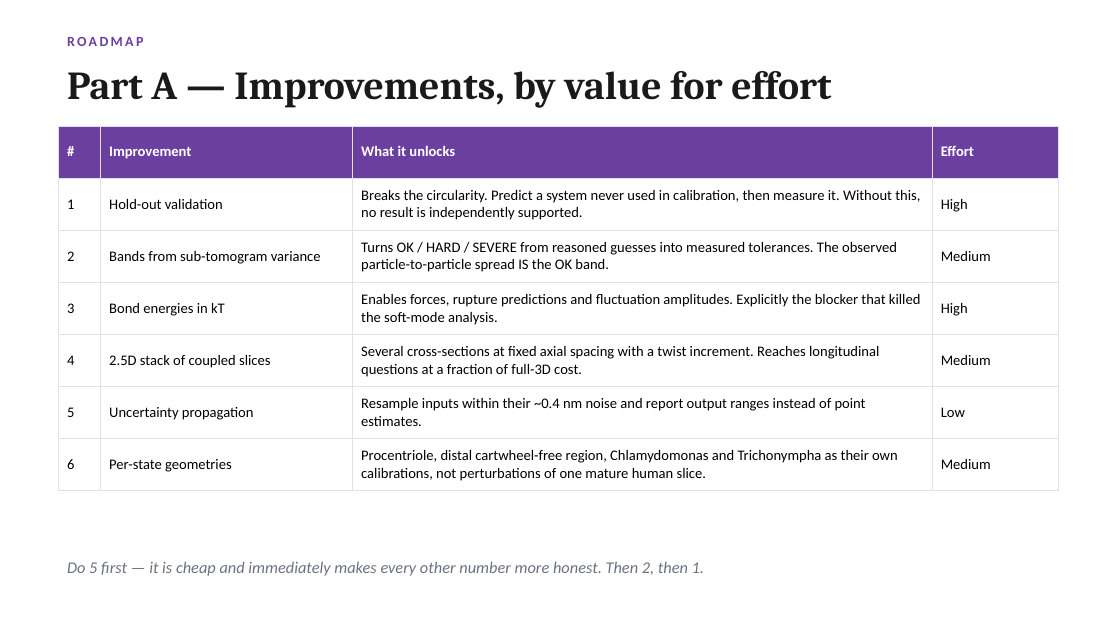
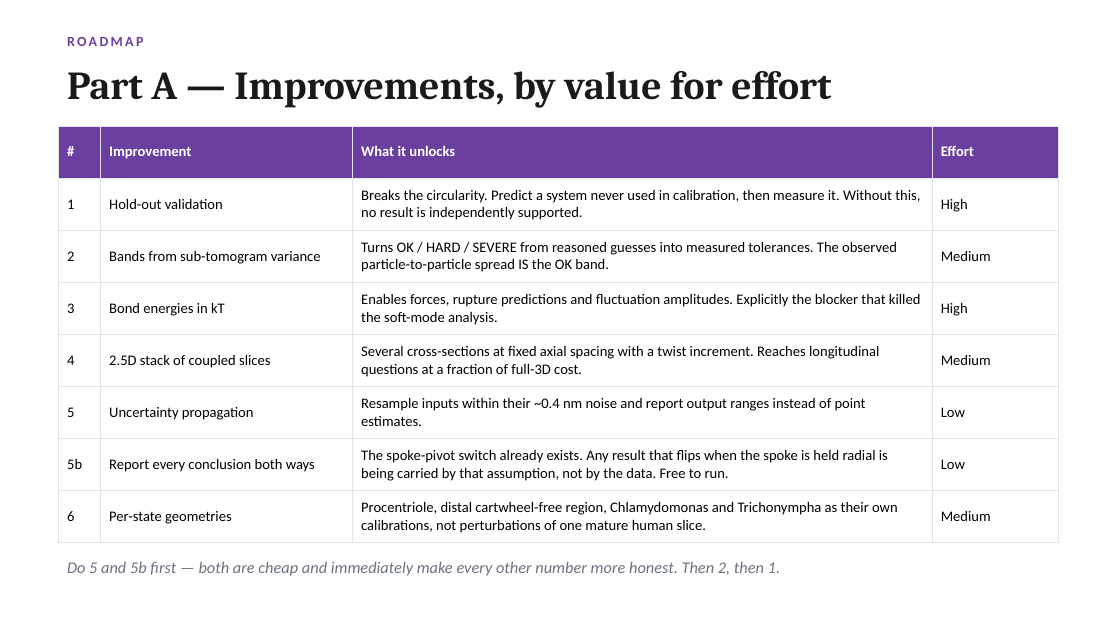
Before and after one commit to UPGON/CenGeometry, a slide deck: slide 3 of presentations/03_CenGeometry_Expert_Recommendations.pptx. Drawn at 1120x630 pixels with LibreOffice and Linux fonts; fonts in the diff are those of the drawing. Boxes give left, top, right and bottom in pixels: in the first picture for what was removed or moved away, otherwise in the second. Text is boxed around its words. In the diff, an @@ line names an element or a change of style, - is before the commit and + after.

```diff
--- a/presentations/03_CenGeometry_Expert_Recommendations.pptx
+++ b/presentations/03_CenGeometry_Expert_Recommendations.pptx
@@ table at <box>59,126,1059,537</box> @@
+row 7: 5b | Report every conclusion both ways | The spoke-pivot switch already exists. Any result that flips when the spoke is held radial is being carried by that assumption, not by the data. Free to run. | Low
@@ text at <box>67,561,780,576</box>: text changed @@
-Do 5 first — it is cheap and immediately makes every other number more honest. Then 2, then 1.
+Do 5 and 5b first — both are cheap and immediately make every other number more honest. Then 2, then 1.
```
Also in this commit, not shown: 3 other slides changed, 1 slide added, 28 other files.
